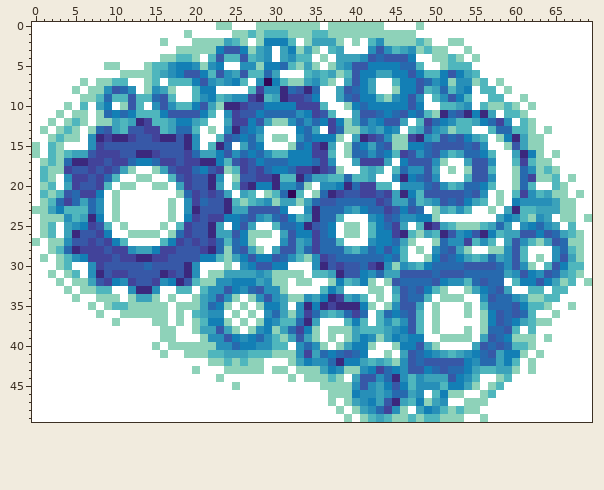
Edited in one commit: sprite sheet (heatmap-version.png). The picture above is the old version.
The file is 70x50 pixels.
After the commit:
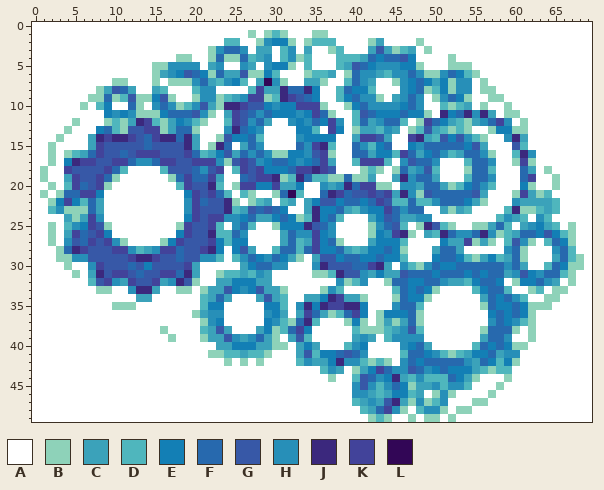
Palette (. is transparent): A #ffffff  B #8ed2b9  C #3ba2ba  D #4fb6bd  E #137fb5  F #2769ae  G #3758a7  H #278fb8  J #3b287d  K #42439a  L #320656
The exact change:
Changed rows in their new state; - is an unchanged pixel.
first column x 0:
 0 -----------------------AA---AAAAAAAA-AAAAAAA----A---------------------
 1 -------------------A-----AABAB-BAAABBAAAAAAAAAAA----------------------
 2 ----------------A---AAAAD-A--H--B--DDDA-A-BCAAAABA--AA----------------
 3 ------------------AAAA-HFFHA-C-DHA-A-BD---C-CBDCABAA--A---------------
 4 ----------------AABBA-BFBBF----D-B--A-DDDCFEFF----AABA-A--------------
 5 ---------AA---ABB-HH-ACH---CAH-EBADA-ADC-F-HHHEEB--ABBB---------------
 6 -----------AAAAB----F-BFC--BBED---BD--ABFHH-DHHFHBBHF-DB--------------
 7 ------A-AABB--AB-BBBHFCD----C-HBAA-CBA-DFH---BH-FEC----AB-A-----------
 8 -----A-A-C--C-ACDA---HH------CC--F-E--DFE-D--AH-FBDEB-H-BB-A----------
 9 ------A-B-B--BBE-B--B-HBDC--KBD--GF---DEFHHBACHF--B-F-B--BB--A--------
10 ----A-B-D--AFB--F-B-H---------H-----B-----HHHH-FH---BDC-BAABA-A-------
11 ---A-AA-AEHEHBBB-FFF-HB-C--FH-EEE---FB--D-FE-EF-EBA-EF-H---BBA--------
12 --A-ABA-A-DB----B--HDB--D-GHF-AA-E----HAD-CHFFD-B---C-B-H----BA-------
13 -A-ABA-AEFDB----B---B-A-----------ED--EA--CDHC-BD-CD--B--BEEBBA-A-----
14 --ABAA-C------F---F-C--B-E--D-AA--E---A--K--CAA--CD-E-HDB-AH--AA------
15 A-BA---C------F-----C-B-----H---A-H--D-A-HDEFAA-H-FFFFE-C--A-DAA------
16 A-BABD-F-GGF-KK------D---C-H--BB--HG-B-A--CE---FCEF-----HB--D-HA-A----
17 -ABAE-K-G----HH----G-KKHB---HE---H---C--D---D-H-FF-A--DFF---B-BAA-----
18 -BAA---G--FDA--AD-GG-H--A----E--------A--BDB-B-C--D-A--FF---A-CABA----
19 -BA-C-G---B--AA--BF-FFKC-AF----B---DDBB-BB---C-H-FC----FF---A--AAB-A--
20 -AB-D-F--B-AA--AA-D----D-B-K--KCCEA--CH----BB---C-FCBDE-H---AEB--BA---
21 -BABF-----A-------AE---FD-DB-AB----A---F-G-----HB-FFFF--C-A-B-CBDAA-A-
22 -ABE-ED-C-A------A-------BABDCAD-A-E--E--E---DD--D-F-F--B-A-HCCCCDAA--
23 AADHBBB-C-A------A--K----D--F-F---C-EE-CDHEE-FHF--A-BC---A-D-BBD-DAA--
24 -AAACB-KH-A------A------HHEFC-EF-BD-E-----C---CCHHA-------DHC-A-D-AA-A
25 -AB-D----B-A----A-B---KD-HFD--BEE----H-AA-BH-GD-B-GDBAA-B--D-CHECD-B--
26 -AB--KF-----AAAA-AE----DDFHAAA--FHH-EH-AA-B-H--BA---F-HF-HBD-FF--EDBA-
27 A--A--F---HB----B---G--E-E-A---CFDC-E-B---C--EDA--AECC-BCB-D--BADFE-A-
28 --AB---GG----D-H--F----EAE--A-DFFD--EE---CE-F-B-A-C-F-A--AA-FB------A-
29 -A--B-HGGG-G----G-F--HH-ADHF-HFECBACG-E--EE--E---A-F--DB-EDCFB-A-CFD--
30 ---AB-------F-E----KC---A-C-FFHH------G-F---CA-DBH-EE-FFFF--FCA--F-BB-
31 --A-AB-C-----F--K-F-C-A-DD-D--AAAA-BBD---HCE---FFFEFFFE-E-------F-DBA-
32 ---A-AAD--HC----CH--BAACC----CAA-AA--AHBDHA--F-EE-FHCC-EF-E-B--FH-AB-A
33 ----A-AABB-----C--BB-BCC---E-CC-----BHD---AA-DFEF-BA--AD--FD--B--BB---
34 -----A--AAA-A--A-A--ADCFCA-AC-CDAAC-----CB-A-BFEEB-AAA--CFE--DAABB----
35 -------A-ABB-AAAA-AAADE-A-A-A--D------K---A-A-FFD-A---A-B-EEF-BB---A--
36 --------A--AAAAAA-A-B----A-A--E-AC---BD--E-BE-EFB-A---A-A-FEFEB--A----
37 ----------A----AA-A-ABH-A-A-A---B--D---B-B-BCBCFB-A-----AHFEHDBAA-----
38 -----------------A--AD---A-AC--D---A-AAADBBBDCH---A---A----FB-B-------
39 ----------------A-----CC-HCH-CBA--DA-A-A-HCADH-HH--AAAA--F-HAA--A-----
40 ---------------A-AAAAAACCE--CCBB-CECA-ADH-A--AH-F-A----DFEFEBBA-------
41 ----------------A--AAABBDD---BAAACGDE----H--A-DF---DBDC-EF-HHA-A------
42 ----------------------AABABA----ADHCCE-HHDBDBA-FEFFFFFHC-ED-B-A-------
43 --------------------A---AAAAA-AA-AAADHCA-C---H--FHEFEE---BDDA-A-------
44 -----------------------A--------A-AAABA-D-F-E-C--DDDF-CB--AB----------
45 -------------------------A----------AAAA---DHF-BCC--HHDA-AB-----------
46 -------------------------------------AAAH-CDCEEDC-BH-A--AB------------
47 -------------------------------------A-ADCH----BH-D---A---------------
48 --------------------------------------A-ADC-----DH-BAB-A--------------
49 ---------------------------------------A-ABDBAABABBA-A--A-------------
Changed places in both pictures, as pixel boxes (x1, y1, x2, y2):
changed: (32, 22, 592, 422)
